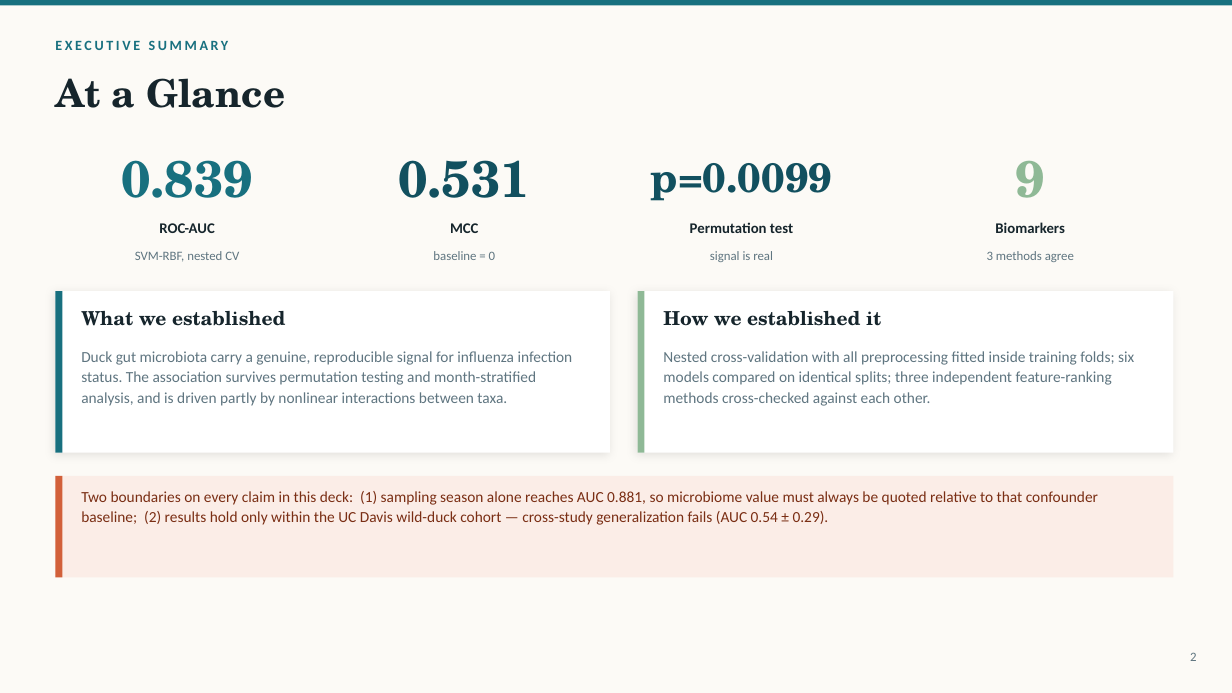
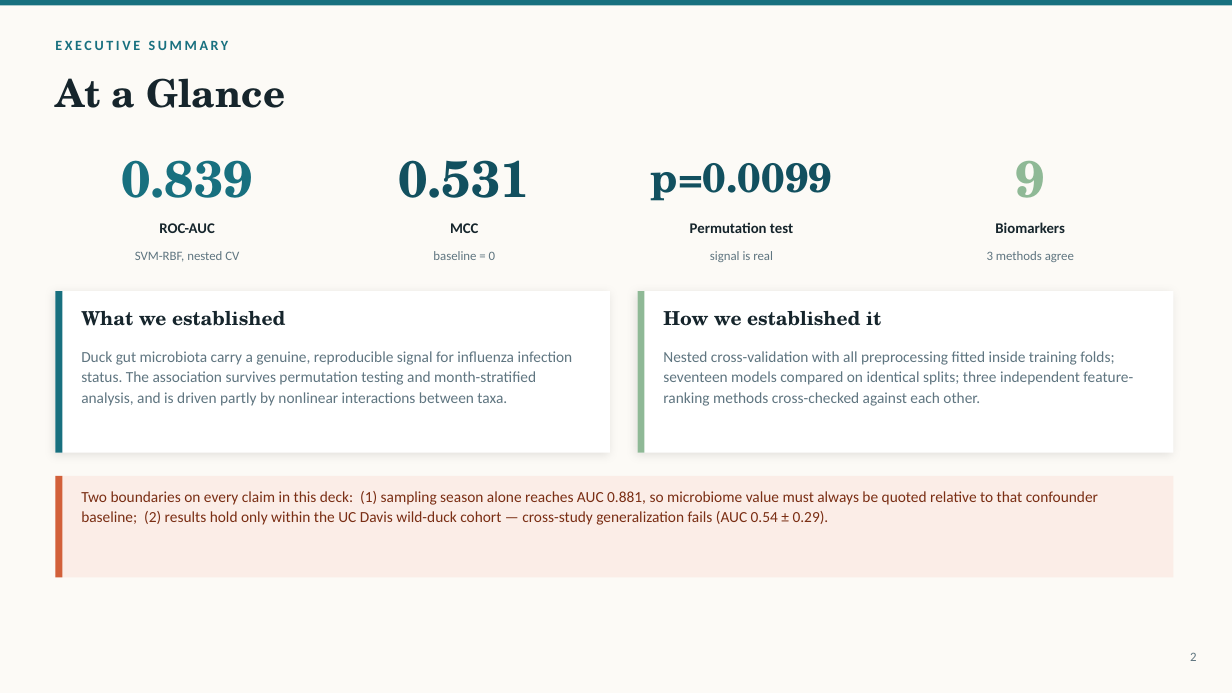
Before and after one commit to pengsihua2023/Christina-machine-learning-project, a slide deck: slide 2 of slides/Influenza_Microbiome_ML_Overview.pptx. Drawn at 1232x693 pixels with LibreOffice and Linux fonts; fonts in the diff are those of the drawing. Boxes give left, top, right and bottom in pixels: in the first picture for what was removed or moved away, otherwise in the second. Text is boxed around its words. In the diff, an @@ line names an element or a change of style, - is before the commit and + after.

```diff
--- a/slides/Influenza_Microbiome_ML_Overview.pptx
+++ b/slides/Influenza_Microbiome_ML_Overview.pptx
@@ text at (x1=663, y1=351, x2=1133, y2=406): text changed @@
-Nested cross-validation with all preprocessing fitted inside training folds; six models compared on identical splits; three independent feature-ranking methods cross-checked against each other.
+Nested cross-validation with all preprocessing fitted inside training folds; seventeen models compared on identical splits; three independent feature-ranking methods cross-checked against each other.
```
Also in this commit, not shown: 1 other slide changed, 3 other files.
